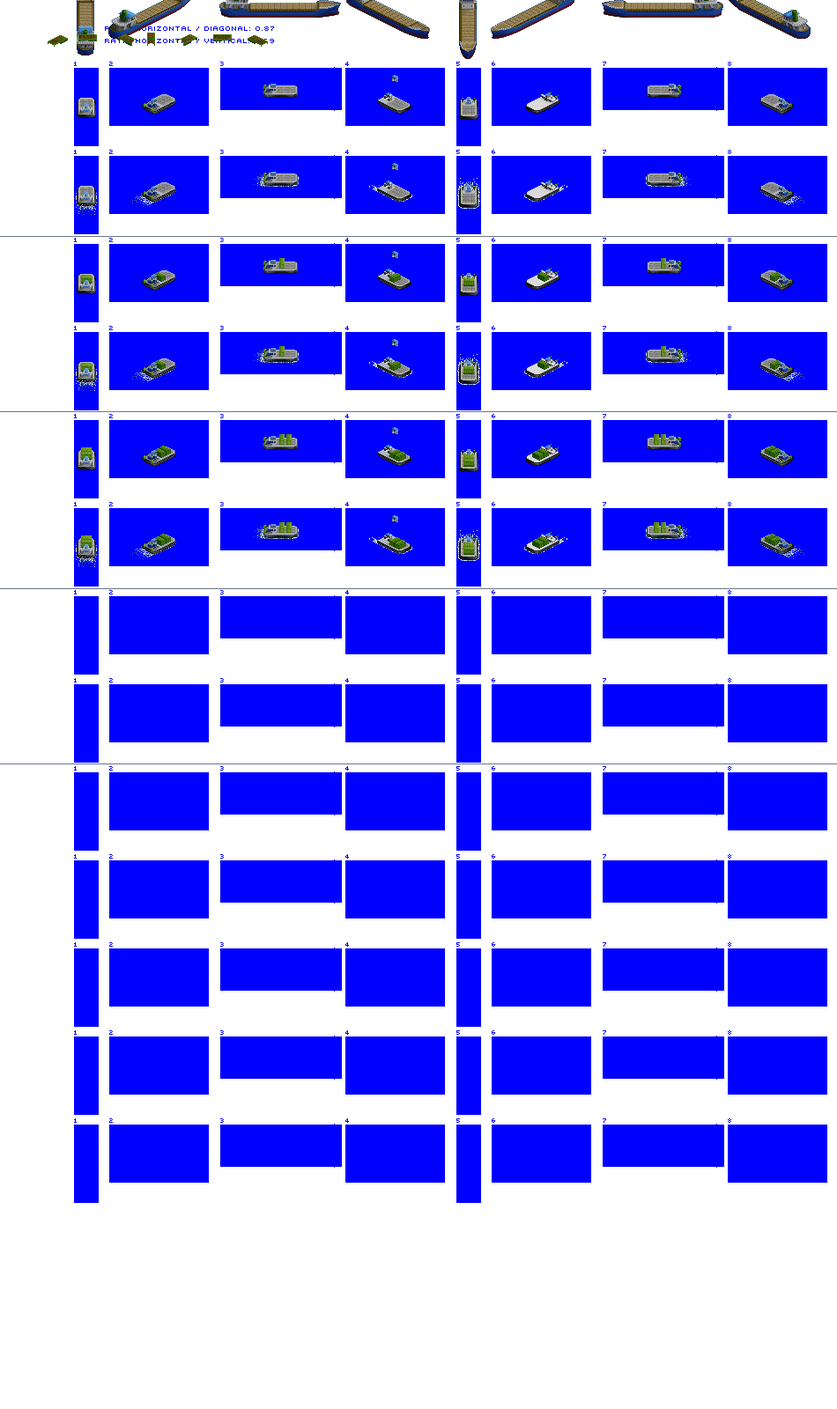
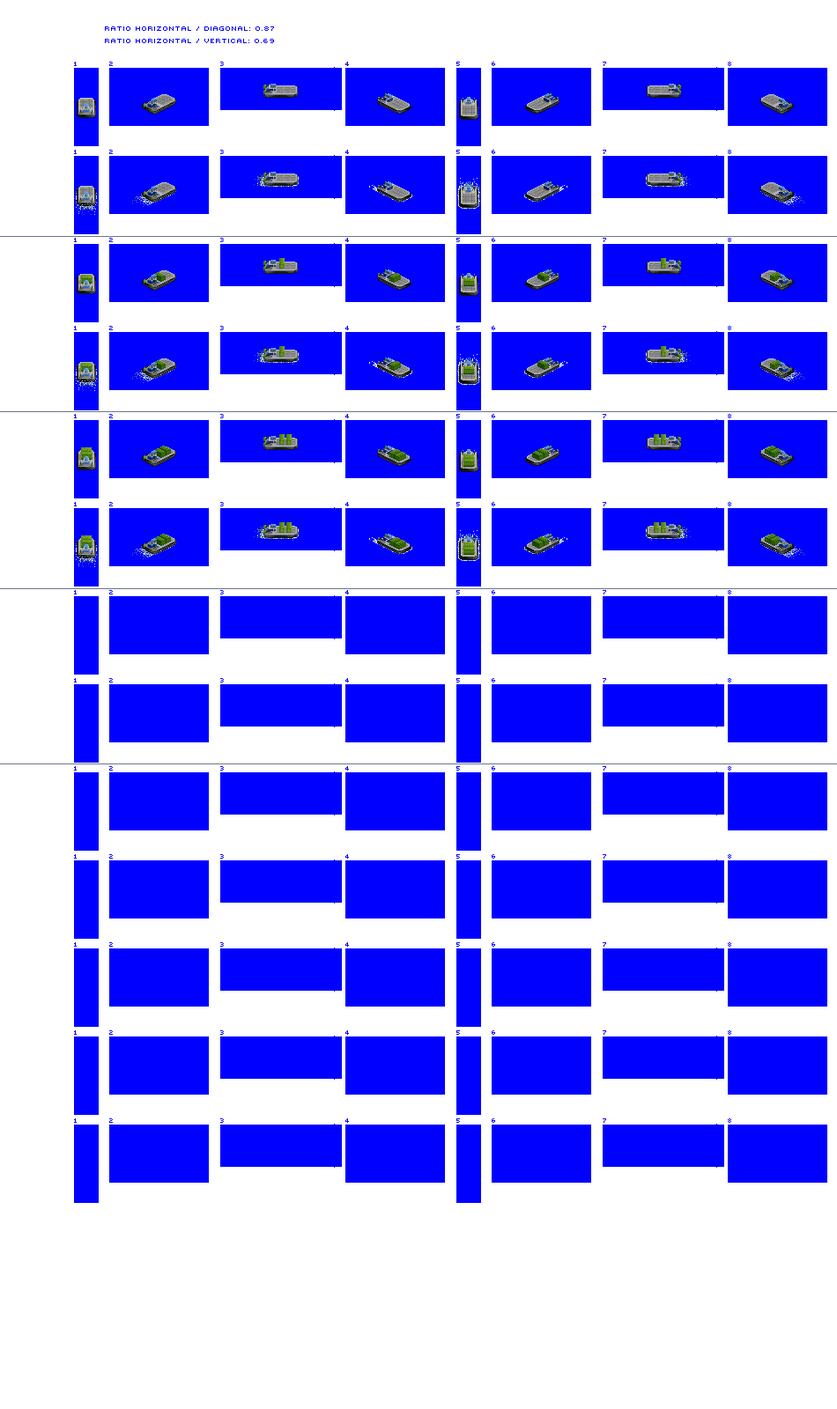
Layer changes from the first 837 × 1409 image to the second:
removed layer "Layer 2" over box(47, 32, 268, 47)
painted on "Layer 1" over box(76, 0, 811, 548)
painted on "containers" over box(78, 263, 666, 377)
painted on "Hovercraft Freight Medium" over box(377, 74, 559, 551)
